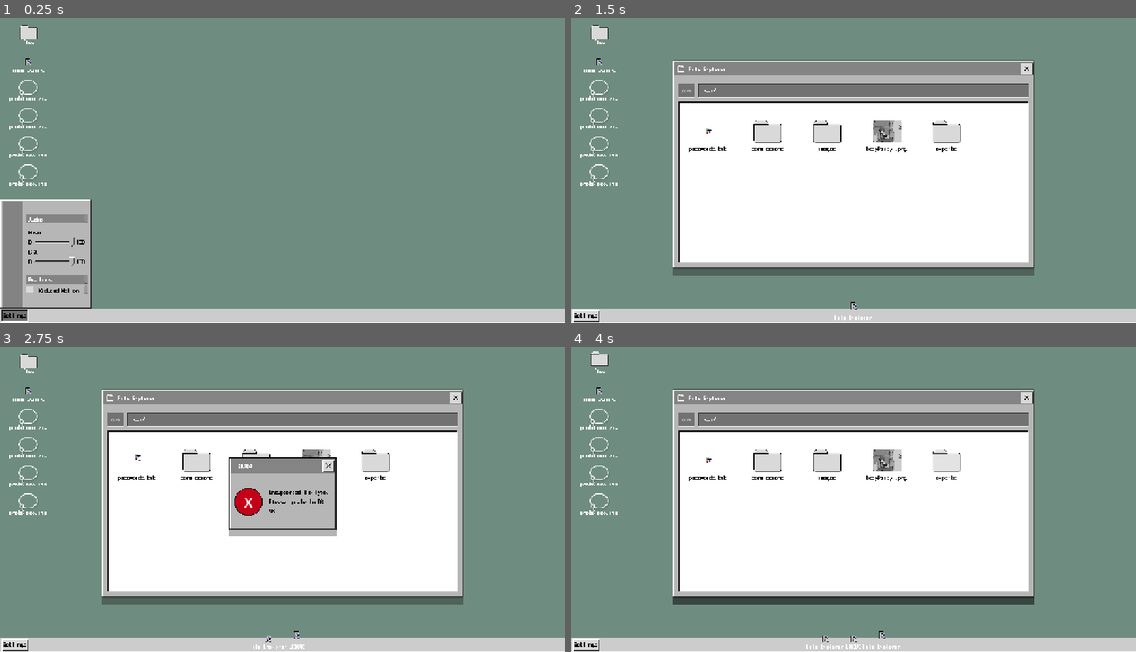
Above: before the commit, frames 1-4 (two rows, left to right).
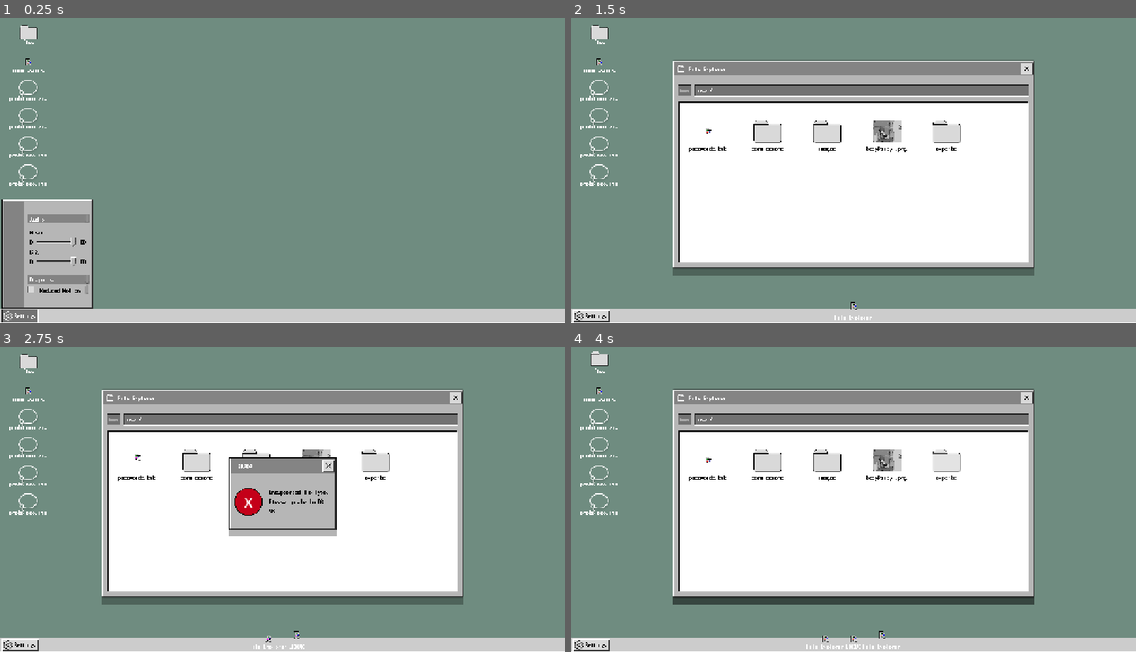
Above: after the commit, the same moments.

Repository: MunnChai/GMTKGameJam2025
Game: Godot game, scene res://game.tscn
Same seed, same stepped clock (60 frames per second), same inputs: the game is played once before the commit and once after it.
Inputs (mouse positions are in pixels of both pictures, inside the frame that each line leads up to):
- Up to frame 1 (0.25 s): no input
- Up to frame 2 (1.5 s): click (599, 33) at 0.52 s; click "Settings" at 1.25 s
- Up to frame 3 (2.75 s): click "passwords.txt" at 2 s
- Up to frame 4 (4 s): click "commissions" at 2.75 s; click (599, 362) at 3.52 s

The runs differ from the first frame. In frame 1, 0.9% of the frame differs, in the area x 0-17%, y 59-100%; in frame 2, 1.0%, in the area x 0-81%, y 21-100%; in frame 3, 1.0%; in frame 4, 1.0%.

Commit message:
Improve settings button

Diff:
--- a/game/gmtkgamejam2025/assets/themes/os_95.tres
+++ b/game/gmtkgamejam2025/assets/themes/os_95.tres
@@ -6,33 +6,33 @@
 
 [sub_resource type="StyleBoxTexture" id="StyleBoxTexture_3abrm"]
 texture = ExtResource("1_1lgha")
-texture_margin_left = 8.0
-texture_margin_top = 8.0
-texture_margin_right = 8.0
-texture_margin_bottom = 8.0
+texture_margin_left = 4.0
+texture_margin_top = 4.0
+texture_margin_right = 4.0
+texture_margin_bottom = 4.0
 
 [sub_resource type="StyleBoxEmpty" id="StyleBoxEmpty_kp6fn"]
 
 [sub_resource type="StyleBoxTexture" id="StyleBoxTexture_q3l3v"]
 texture = ExtResource("1_hjl2y")
-texture_margin_left = 8.0
-texture_margin_top = 8.0
-texture_margin_right = 8.0
-texture_margin_bottom = 8.0
+texture_margin_left = 4.0
+texture_margin_top = 4.0
+texture_margin_right = 4.0
+texture_margin_bottom = 4.0
 
 [sub_resource type="StyleBoxTexture" id="StyleBoxTexture_1f45t"]
 texture = ExtResource("1_hjl2y")
-texture_margin_left = 8.0
-texture_margin_top = 8.0
-texture_margin_right = 8.0
-texture_margin_bottom = 8.0
+texture_margin_left = 4.0
+texture_margin_top = 4.0
+texture_margin_right = 4.0
+texture_margin_bottom = 4.0
 
 [sub_resource type="StyleBoxTexture" id="StyleBoxTexture_hjl2y"]
 texture = ExtResource("1_1lgha")
-texture_margin_left = 8.0
-texture_margin_top = 8.0
-texture_margin_right = 8.0
-texture_margin_bottom = 8.0
+texture_margin_left = 4.0
+texture_margin_top = 4.0
+texture_margin_right = 4.0
+texture_margin_bottom = 4.0
 
 [resource]
 default_font = ExtResource("1_0bpuq")
@@ -42,6 +42,11 @@
 Button/colors/font_hover_color = Color(0, 0, 0, 1)
 Button/colors/font_hover_pressed_color = Color(1, 1, 1, 1)
 Button/colors/font_pressed_color = Color(1, 1, 1, 1)
+Button/colors/icon_focus_color = Color(0, 0, 0, 1)
+Button/colors/icon_hover_color = Color(0, 0, 0, 1)
+Button/colors/icon_hover_pressed_color = Color(1, 1, 1, 1)
+Button/colors/icon_normal_color = Color(0, 0, 0, 1)
+Button/colors/icon_pressed_color = Color(1, 1, 1, 1)
 Button/styles/disabled = SubResource("StyleBoxTexture_3abrm")
 Button/styles/focus = SubResource("StyleBoxEmpty_kp6fn")
 Button/styles/hover = SubResource("StyleBoxTexture_q3l3v")
--- a/game/gmtkgamejam2025/desktop/task_bar/settings/settings_button.gd
+++ b/game/gmtkgamejam2025/desktop/task_bar/settings/settings_button.gd
@@ -1,8 +1,9 @@
 class_name SettingsButton
-extends TextureButton
+extends Button
 
 @onready var settings_panel: SettingsPanel = %SettingsPanel
 @onready var settings_button_text: RichTextLabel = %SettingsButtonText
+@onready var settings_icon: TextureRect = %SettingsIcon
 
 var is_open := true
 
@@ -15,8 +16,10 @@
 	#settings_panel.visible = !settings_panel.visible
 
 	if is_open:
-		settings_button_text.add_theme_color_override("default_color", Color.WHITE)
+		#settings_button_text.add_theme_color_override("default_color", Color.WHITE)
+		#settings_icon.texture = load("res://assets/ui/icons/settings_icon_low_res_clicked.png")
 		%SettingsPivot.open()
 	else:
-		settings_button_text.add_theme_color_override("default_color", Color.BLACK)
+		#settings_button_text.add_theme_color_override("default_color", Color.BLACK)
+		#settings_icon.texture = load("res://assets/ui/icons/settings_icon_low_res.png")
 		%SettingsPivot.close()
--- a/game/gmtkgamejam2025/desktop/task_bar/task_bar.tscn
+++ b/game/gmtkgamejam2025/desktop/task_bar/task_bar.tscn
@@ -1,10 +1,8 @@
-[gd_scene load_steps=35 format=3 uid="uid://bgj7bok1k4k1n"]
+[gd_scene load_steps=34 format=3 uid="uid://bgj7bok1k4k1n"]
 
 [ext_resource type="Script" uid="uid://bcn0ybr3x7jsh" path="res://desktop/task_bar/task_bar.gd" id="1_jxr6l"]
 [ext_resource type="Script" uid="uid://bqrq6rh3jr0el" path="res://desktop/task_bar/settings_pivot.gd" id="2_okagq"]
 [ext_resource type="Texture2D" uid="uid://cyw5b3rw3jdnw" path="res://assets/ui/task_bar.png" id="2_rkt6j"]
-[ext_resource type="Texture2D" uid="uid://dvw6gu8cmy168" path="res://assets/ui/buttons/button_default.png" id="3_e7cxb"]
-[ext_resource type="Texture2D" uid="uid://cvmpmymnwn5c7" path="res://assets/ui/buttons/button_pressed.png" id="4_j88fw"]
 [ext_resource type="Theme" uid="uid://cuqmn3lhjdfe5" path="res://assets/themes/os_95.tres" id="5_e36ol"]
 [ext_resource type="Script" uid="uid://cjhiuou3penh4" path="res://desktop/task_bar/settings/settings_button.gd" id="5_gsjrs"]
 [ext_resource type="Texture2D" uid="uid://lrl6qasaxqdw" path="res://assets/ui/windows/window_nine_patch_rect.png" id="6_j88fw"]
@@ -14,6 +12,7 @@
 [ext_resource type="Texture2D" uid="uid://bsnry8ae0glev" path="res://assets/ui/settings/slider_back.png" id="9_lkoye"]
 [ext_resource type="Texture2D" uid="uid://db1u6fiw3vqo4" path="res://assets/ui/buttons/check_box_pressed.png" id="10_l2703"]
 [ext_resource type="Texture2D" uid="uid://bli21q7scxgpa" path="res://assets/ui/buttons/check_box_default.png" id="11_rs76a"]
+[ext_resource type="Texture2D" uid="uid://bmbuiiiog4bj5" path="res://assets/ui/icons/settings_icon_low_res_clicked.png" id="15_s3o61"]
 
 [sub_resource type="StyleBoxEmpty" id="StyleBoxEmpty_e36ol"]
 
@@ -71,9 +70,9 @@
 [node name="SettingsPivot" type="Control" parent="."]
 unique_name_in_owner = true
 anchors_preset = 0
-offset_left = -640.0
+offset_left = -637.0
 offset_top = -32.0
-offset_right = -640.0
+offset_right = -637.0
 offset_bottom = -32.0
 script = ExtResource("2_okagq")
 
@@ -331,26 +330,20 @@
 mouse_filter = 2
 texture = ExtResource("2_rkt6j")
 
-[node name="SettingsButton" type="TextureButton" parent="."]
+[node name="SettingsButton" type="Button" parent="."]
 layout_mode = 0
-offset_left = -638.0
+offset_left = -637.0
 offset_top = -31.0
-offset_right = -577.0
-offset_bottom = -3.0
+offset_right = -554.0
+offset_bottom = -5.0
+mouse_default_cursor_shape = 2
+theme = ExtResource("5_e36ol")
+theme_override_constants/h_separation = 3
+theme_override_font_sizes/font_size = 12
 toggle_mode = true
-texture_normal = ExtResource("4_j88fw")
-texture_pressed = ExtResource("3_e7cxb")
-stretch_mode = 0
+button_pressed = true
+text = "Settings"
+icon = ExtResource("15_s3o61")
+text_overrun_behavior = 3
+expand_icon = true
 script = ExtResource("5_gsjrs")
-
-[node name="SettingsButtonText" type="RichTextLabel" parent="SettingsButton"]
-unique_name_in_owner = true
-layout_mode = 0
-offset_right = 62.0
-offset_bottom = 26.0
-mouse_filter = 1
-theme = ExtResource("5_e36ol")
-theme_override_colors/default_color = Color(0, 0, 0, 1)
-text = "Settings"
-horizontal_alignment = 1
-vertical_alignment = 1
Binary file added: game/gmtkgamejam2025/assets/ui/icons/settings_icon_clicked.png
Not shown, added: game/gmtkgamejam2025/assets/ui/icons/settings_icon_clicked.png.import
Binary file added: game/gmtkgamejam2025/assets/ui/icons/settings_icon_default.png
Not shown, added: game/gmtkgamejam2025/assets/ui/icons/settings_icon_default.png.import
Binary file added: game/gmtkgamejam2025/assets/ui/icons/settings_icon_low_res.png
Not shown, added: game/gmtkgamejam2025/assets/ui/icons/settings_icon_low_res.png.import
Binary file added: game/gmtkgamejam2025/assets/ui/icons/settings_icon_low_res_clicked.png
Not shown, added: game/gmtkgamejam2025/assets/ui/icons/settings_icon_low_res_clicked.png.import
